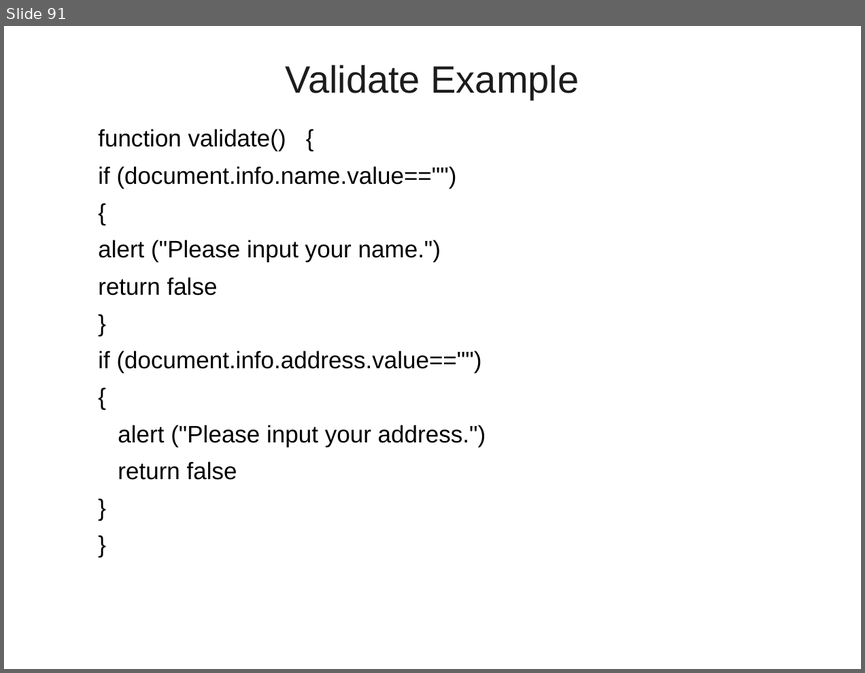
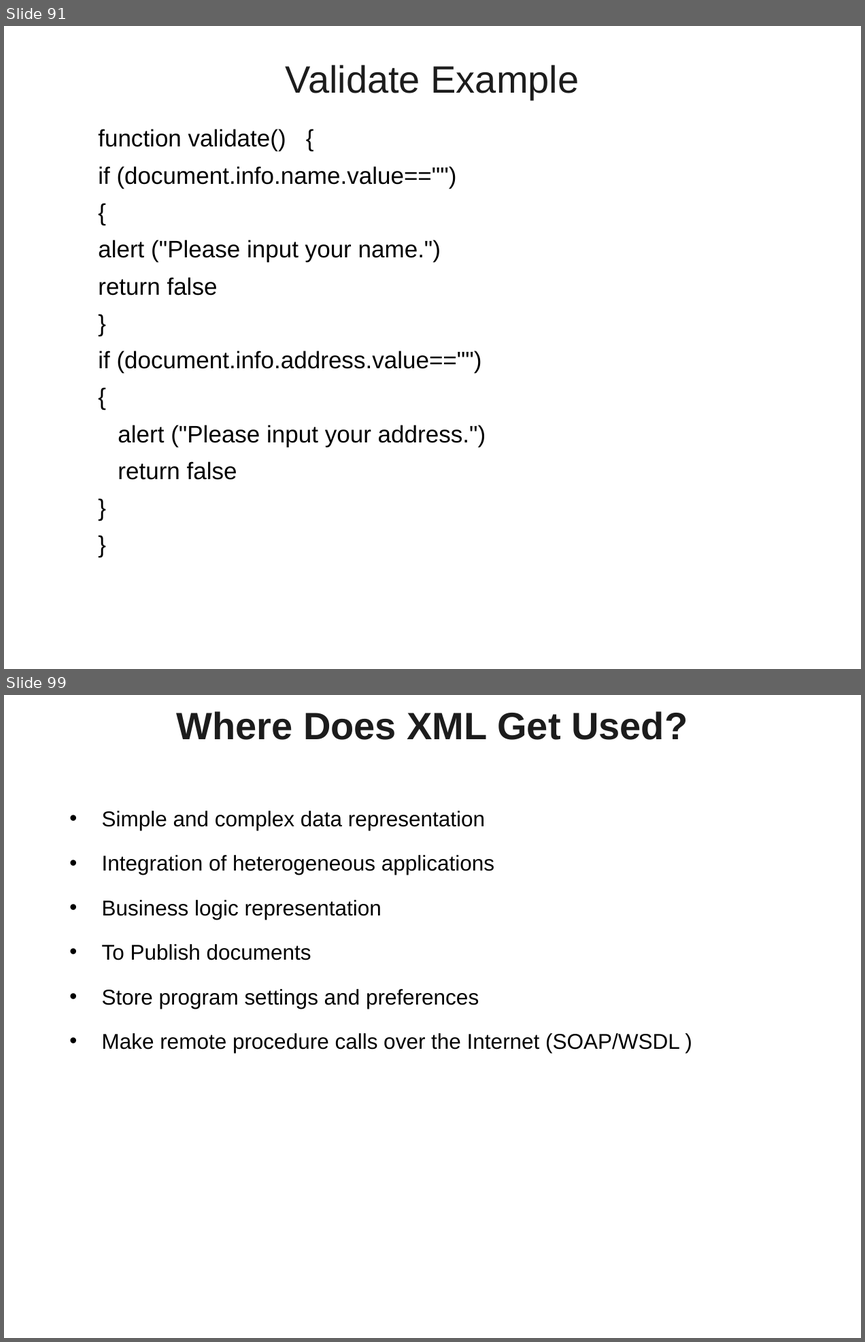
Before and after one commit to vatsanTraining/training_june_2022, a slide deck: JavaScript_Module_1.ppt. Shown one above the other, each under a label of ours: slide 91 before the commit, slides 91 and 99 after it; the slides between them are not shown. The pictures are 865x673 and 865x1342 pixels, drawn with LibreOffice and Linux fonts; fonts in the diff are those of the drawing; background and template pictures are left out. Boxes give left, top, right and bottom in pixels: in the first picture for what was removed or moved away, otherwise in the second. Text is boxed around its words. In the diff, an @@ line names an element or a change of style, - is before the commit and + after.

```diff
--- a/JavaScript_Module_1.ppt
+++ b/JavaScript_Module_1.ppt
@@ slide 99 added at box(4, 695, 861, 1338), background picture (left out) @@
@@ title added at box(176, 711, 687, 740), 32 pt, text #1C1C1C, bold @@
+Where Does XML Get Used?
@@ text added at box(102, 811, 680, 1053), 18 pt, text #000000 @@
+• Simple and complex data representation
+• Integration of heterogeneous applications
+• Business logic representation
+• To Publish documents
+• Store program settings and preferences
+• Make remote procedure calls over the Internet (SOAP/WSDL )
```
Also in this commit, not shown: 16 slides changed, 43 other slides added.
